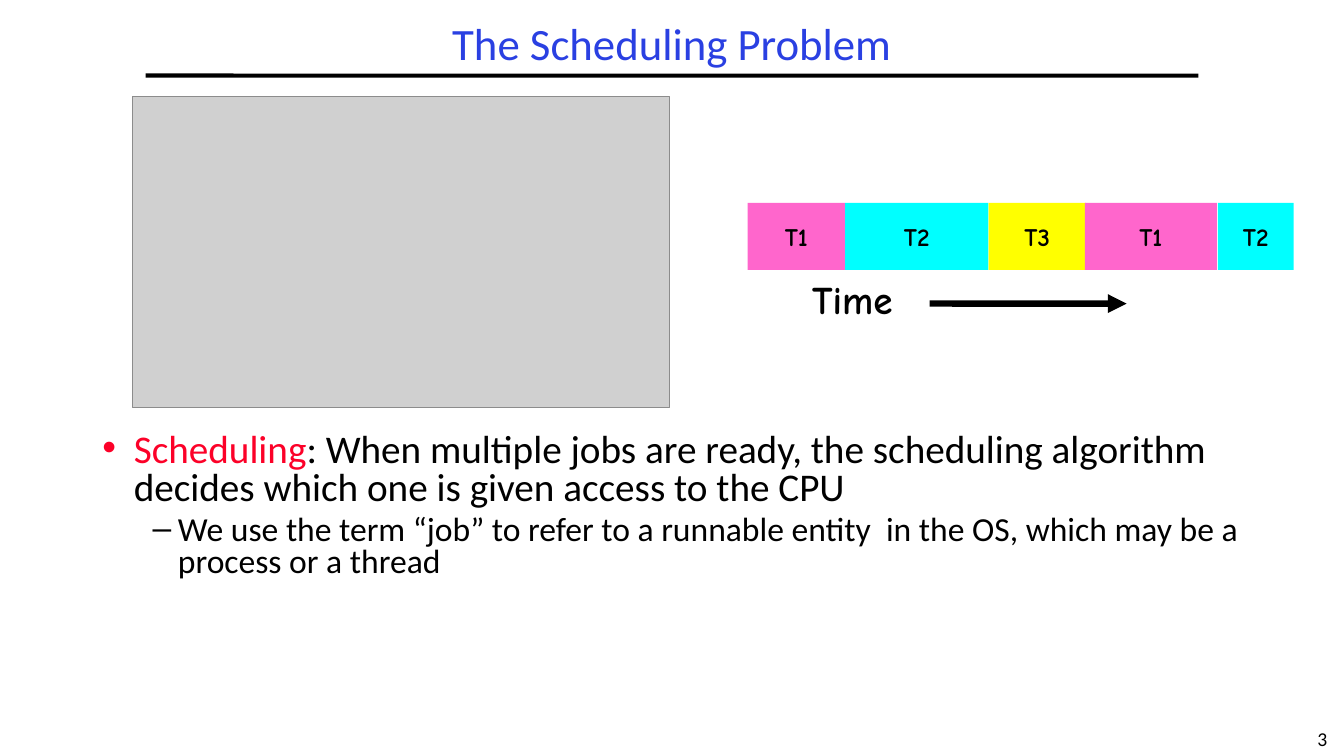
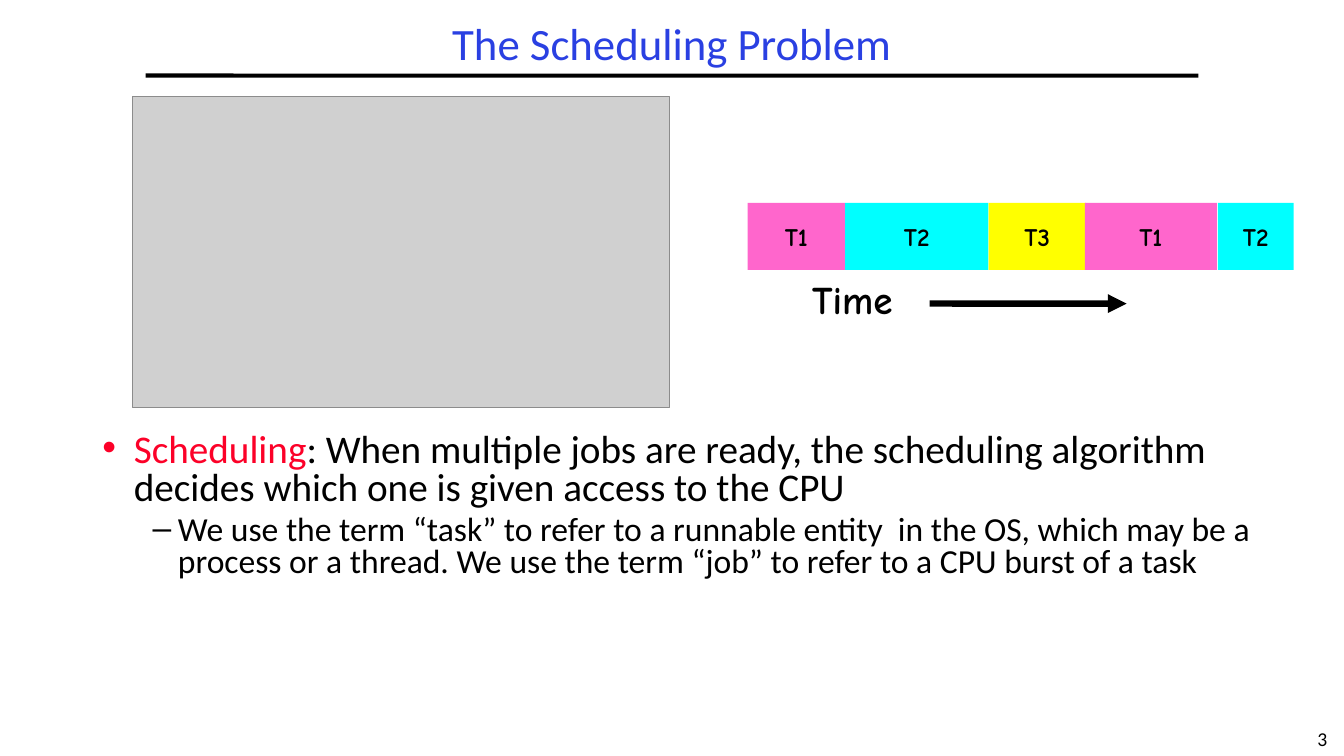
Before and after one commit to guhofstra/CSC256Fa25, a slide deck: slide 3 of PPTs/L5-Scheduling.pptx. Drawn at 1344x756 pixels with LibreOffice and Linux fonts; fonts in the diff are those of the drawing; grey boxes stand for pictures. Boxes give left, top, right and bottom in pixels: in the first picture for what was removed or moved away, otherwise in the second. Text is boxed around its words. In the diff, an @@ line names an element or a change of style, - is before the commit and + after.

```diff
--- a/PPTs/L5-Scheduling.pptx
+++ b/PPTs/L5-Scheduling.pptx
@@ text at (x1=178, y1=517, x2=1250, y2=579): text changed @@
-  – We use the term “job” to refer to a runnable entity in the OS, which may be a process or a thread
+  – We use the term “task” to refer to a runnable entity in the OS, which may be a process or a thread. We use the term “job” to refer to a CPU burst of a task
```
Also in this commit, not shown: 15 other slides changed, 1 slide added, 1 slide removed, 2 other files.
